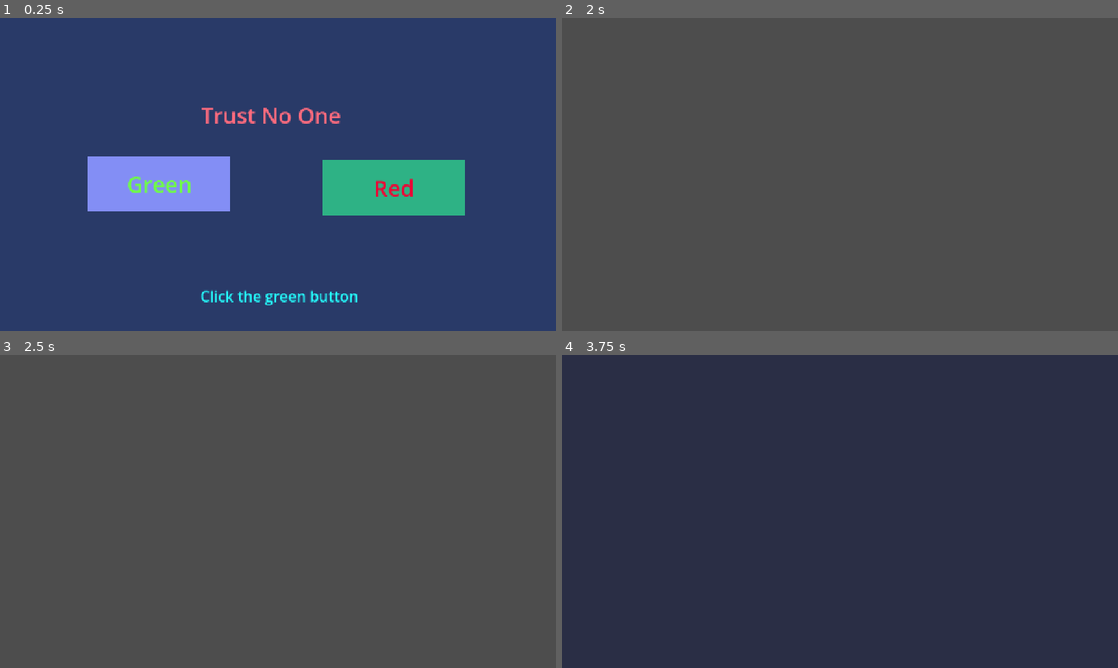
Above: before the commit, frames 1-4 (two rows, left to right).
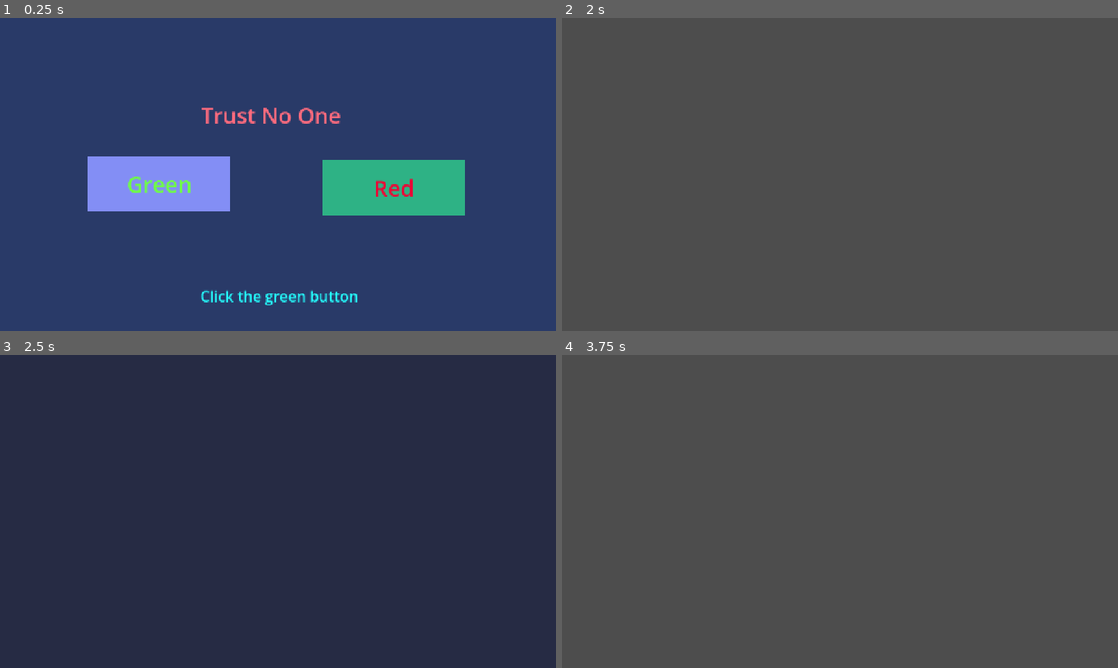
Above: after the commit, the same moments.

Repository: MisterIXI/gmtk26
Game: Godot game, scene res://scenes/__game/main.tscn
Same seed, same stepped clock (60 frames per second), same inputs: the game is played once before the commit and once after it.
Inputs (mouse positions are in pixels of both pictures, inside the frame that each line leads up to):
- Up to frame 1 (0.25 s): no input
- Up to frame 2 (2 s): click "Green" at 0.5 s; tap Enter at 1.25 s; move the mouse to (962, 158) at 1.27 s; click (962, 158) at 1.42 s
- Up to frame 3 (2.5 s): tap Space at 2 s; move the mouse to (166, 527) at 2.02 s; click (166, 527) at 2.17 s
- Up to frame 4 (3.75 s): tap Enter at 2.75 s; move the mouse to (895, 442) at 2.77 s; click (895, 442) at 2.92 s; tap Space at 3.5 s; move the mouse to (812, 574) at 3.52 s; click (812, 574) at 3.67 s

Frames 1-2 are identical in both runs. In frame 3, 100% of the frame differs, in the area x 0-100%, y 0-100%; in frame 4, 100%.

Commit message:
added bullethell fix

Diff:
--- a/scenes/phil/bullethell/bullet.gd
+++ b/scenes/phil/bullethell/bullet.gd
@@ -3,7 +3,7 @@
 
 var spawn_pos: Vector2i = Vector2i(0,0)
 var target_pos: Vector2i = Vector2i(0,0)
-var speed: int = 800
+var speed: int = 600
 
 func _ready() -> void:
 	speed = randi_range(speed - 200, speed + 200)
--- a/scenes/phil/bullethell/bullethell.gd
+++ b/scenes/phil/bullethell/bullethell.gd
@@ -5,7 +5,6 @@
 @onready var player: Area2D = $player
 @onready var spawn_position: PathFollow2D = $Path2D/SpawnPosition
 @onready var bullet_timer: Timer = $BulletTimer
-var bullet: Bullet = null
 
 signal win
 signal lose
@@ -26,6 +25,10 @@
 	spawn_position.progress_ratio = randf_range(0.0, 1.0)
 
 
-func _on_player_body_entered(body: Node2D) -> void:
+func _on_player_body_entered(_body: Node2D) -> void:
 	print("lose")
 	lose.emit()
+
+
+func _on_child_exiting_tree(node: Node) -> void:
+	Input.set_mouse_mode(Input.MOUSE_MODE_VISIBLE)
--- a/scenes/phil/bullethell/bullethell.tscn
+++ b/scenes/phil/bullethell/bullethell.tscn
@@ -34,5 +34,6 @@
 wait_time = 0.2
 autostart = true
 
+[connection signal="child_exiting_tree" from="." to="." method="_on_child_exiting_tree"]
 [connection signal="body_entered" from="player" to="." method="_on_player_body_entered"]
 [connection signal="timeout" from="BulletTimer" to="." method="_on_bullet_timer_timeout"]
Binary file added: assets/textures/cat.png
Not shown, added: assets/textures/cat.png.import
Binary file added: assets/textures/fish.png
Not shown, added: assets/textures/fish.png.import
